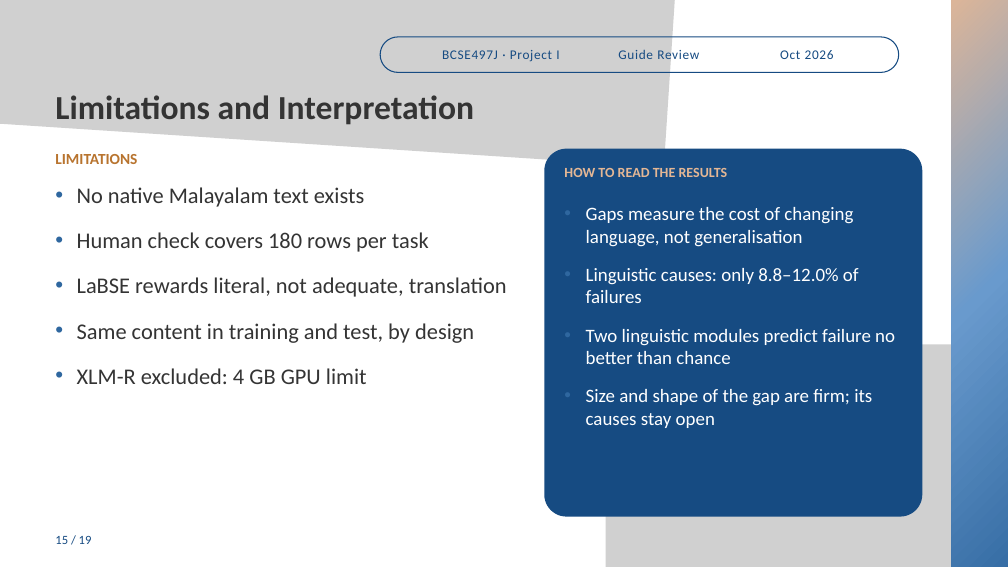
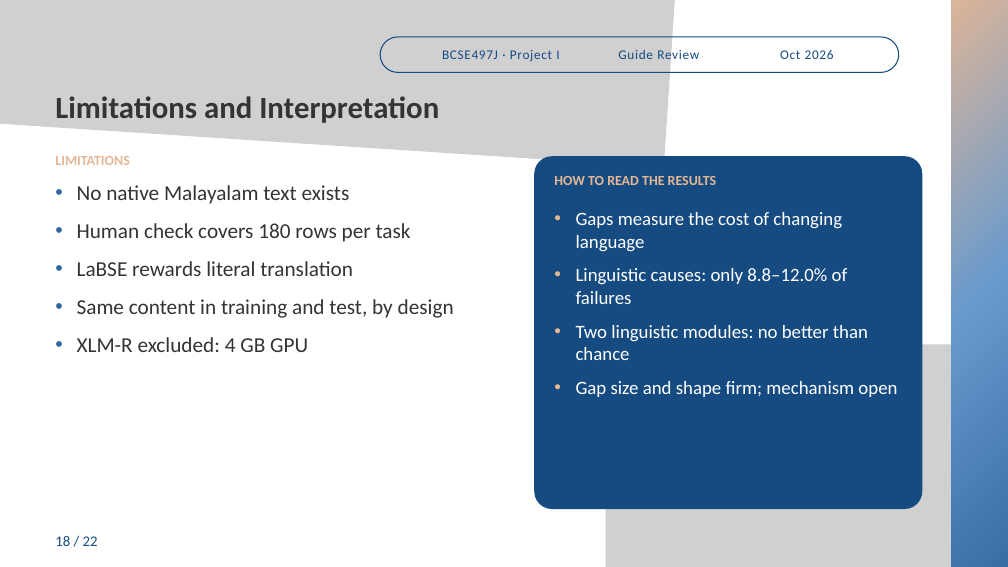
Before and after one commit to souparno-nag/Cross-Linguistic_Transfer_Diagnotic_for_Financial_NLP_in_Indic_Languages, a slide deck: slide 18 of presentation/BCSE497J_Project_I_Final_Review.pptx (slide 15 before the commit). Drawn at 1008x567 pixels with LibreOffice and Linux fonts; fonts in the diff are those of the drawing; grey boxes stand for pictures. Boxes give left, top, right and bottom in pixels: in the first picture for what was removed or moved away, otherwise in the second. Text is boxed around its words. In the diff, an @@ line names an element or a change of style, - is before the commit and + after.

Commit message:
Docs: update numeric report, add colour-pages PDF and report PDF; update review deck

```diff
--- a/presentation/BCSE497J_Project_I_Final_Review.pptx
+++ b/presentation/BCSE497J_Project_I_Final_Review.pptx
@@ text "Limitations and Interpretation" at (x1=55, y1=96, x2=439, y2=123): size 48 to 44 pt @@
@@ text "LIMITATIONS" at (x1=55, y1=156, x2=129, y2=165): size 22 to 19.9 pt, text colour #B8742F to #E4B795 @@
@@ rounded rectangle resized from (x1=544, y1=149, x2=922, y2=517) to (x1=534, y1=156, x2=922, y2=509) @@
@@ rounded rectangle at (x1=534, y1=156, x2=922, y2=509): proportions changed @@
@@ text "HOW TO READ THE RESULTS" moved from (x1=564, y1=168, x2=728, y2=177) to (x1=554, y1=176, x2=716, y2=185) @@
@@ text "HOW TO READ THE RESULTS" at (x1=554, y1=176, x2=716, y2=185): size 20 to 19.9 pt @@
@@ text at (x1=77, y1=185, x2=454, y2=318): size 32 to 30.4 pt in "No native Malayalam text exists", "Human check covers 180 rows per task", "Same content in training and test, by ..."; less space between paragraphs @@
@@ text "Gaps measure the cost of ..." moved from (x1=586, y1=207, x2=895, y2=428) to (x1=576, y1=212, x2=897, y2=397) @@
@@ text at (x1=576, y1=212, x2=842, y2=252): text changed; size 27 to 26.9 pt @@
-• Gaps measure the cost of changing language, not generalisation
+• Gaps measure the cost of changing language
@@ text at (x1=77, y1=261, x2=353, y2=276): text changed; size 32 to 30.4 pt @@
-• LaBSE rewards literal, not adequate, translation
+• LaBSE rewards literal translation
@@ text at (x1=576, y1=268, x2=848, y2=304): size 27 to 26.9 pt in "Linguistic causes: only 8.8–12.0% of failures"; less space between paragraphs; bullet colour #2F679F to #E4B795 @@
@@ text at (x1=576, y1=325, x2=897, y2=397): text changed; size 27 to 26.9 pt @@
-• Two linguistic modules predict failure no better than chance
-• Size and shape of the gap are firm; its causes stay open
+• Two linguistic modules: no better than chance
+• Gap size and shape firm; mechanism open
@@ text at (x1=77, y1=337, x2=308, y2=352): text changed; size 32 to 30.4 pt @@
-• XLM-R excluded: 4 GB GPU limit
+• XLM-R excluded: 4 GB GPU
@@ text at (x1=55, y1=536, x2=98, y2=546): text changed; size 18 to 21.1 pt @@
-15 / 19
+18 / 22
```
Also in this commit, not shown: 9 other slides changed, 12 slides added, 9 slides removed, 4 other files.
